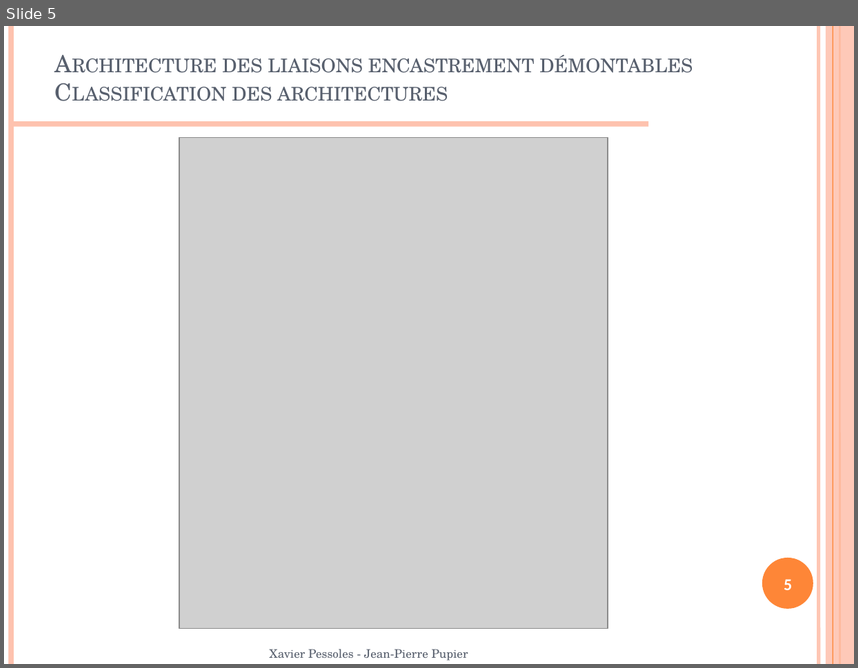
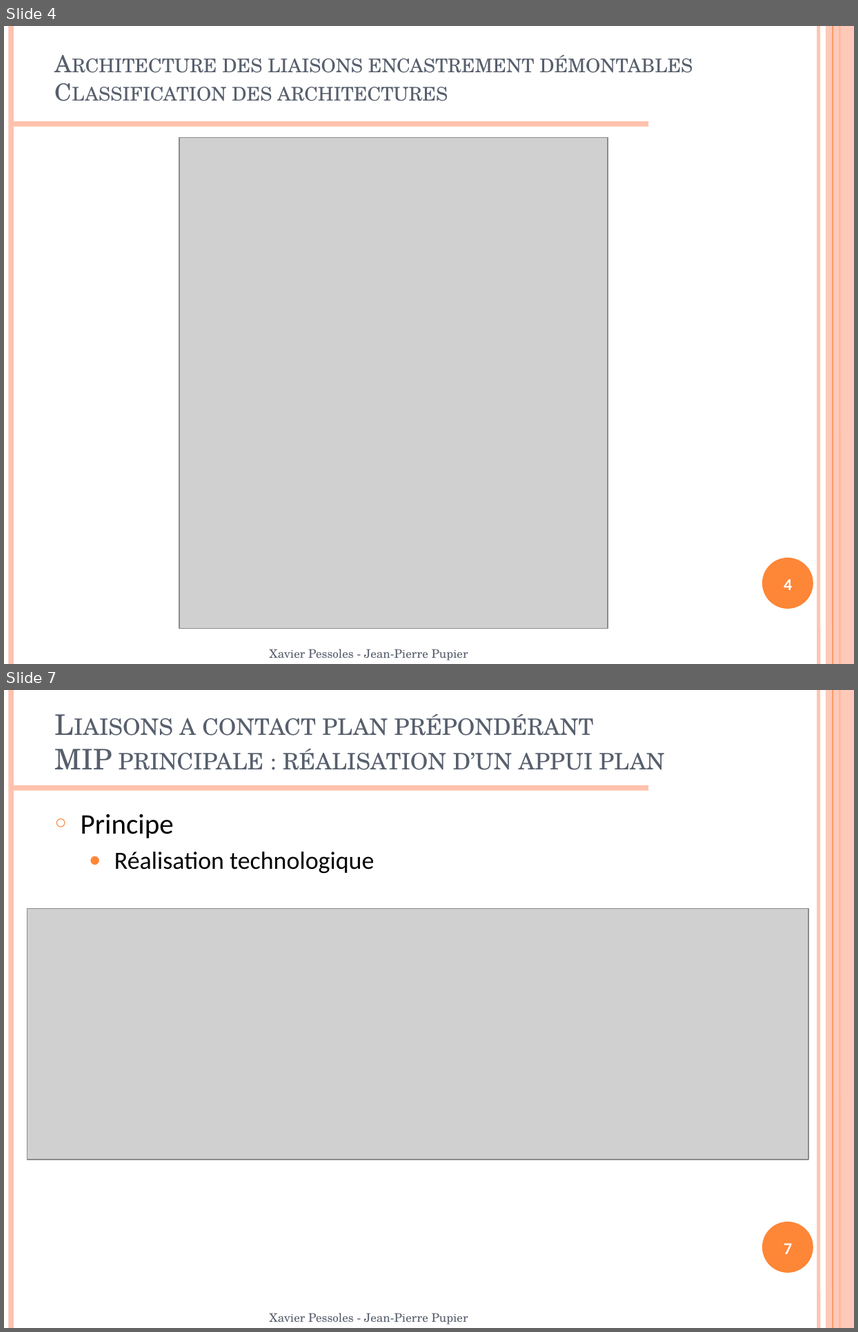
Before and after one commit to xpessoles/07_Etude_Systemes_Mecaniques_Analyser_Concevoir_Realiser, a slide deck: Concevoir/03_LiaisonsEncastrementDemontables/Cours/PPT/07_Cpt_03_LiaisonEncastrement.pptx. Shown one above the other, each under a label of ours: slide 5 before the commit, slides 4 and 7 after it; the slides between them are not shown. The pictures are 858x668 and 858x1332 pixels, drawn with LibreOffice and Linux fonts; fonts in the diff are those of the drawing; grey boxes stand for pictures; background and template pictures are left out. Boxes give left, top, right and bottom in pixels: in the first picture for what was removed or moved away, otherwise in the second. Text is boxed around its words. In the diff, an @@ line names an element or a change of style, - is before the commit and + after.

```diff
--- a/Concevoir/03_LiaisonsEncastrementDemontables/Cours/PPT/07_Cpt_03_LiaisonEncastrement.pptx
+++ b/Concevoir/03_LiaisonsEncastrementDemontables/Cours/PPT/07_Cpt_03_LiaisonEncastrement.pptx
@@ slide 7 added at [4,690,854,1328], background #FFFFFF; not listed: 7 template elements that a slide beside it also shows @@
@@ title added at [55,714,664,770], 24 pt, text #575F6D, small capitals @@
+Liaisons a contact plan prépondérant
+MIP principale : réalisation d’un appui plan
@@ text added at [81,814,374,873], 21 pt, text #000000 @@
+○ Principe
+  ● Réalisation technologique
@@ picture added at [27,909,809,1159] @@
@@ page number added at [784,1243,792,1254], 14 pt, text #FFFFFF, bold @@
+7
@@ text added at [270,1312,468,1324], 10 pt, text #575F6D @@
+Xavier Pessoles - Jean-Pierre Pupier
@@ what was slide 5 is now slide 4 @@
@@ page number at [784,579,792,590]: text changed @@
-5
+4
```
Also in this commit, not shown: 20 slides changed, 8 other slides added, 1 slide removed, 1 other file.
